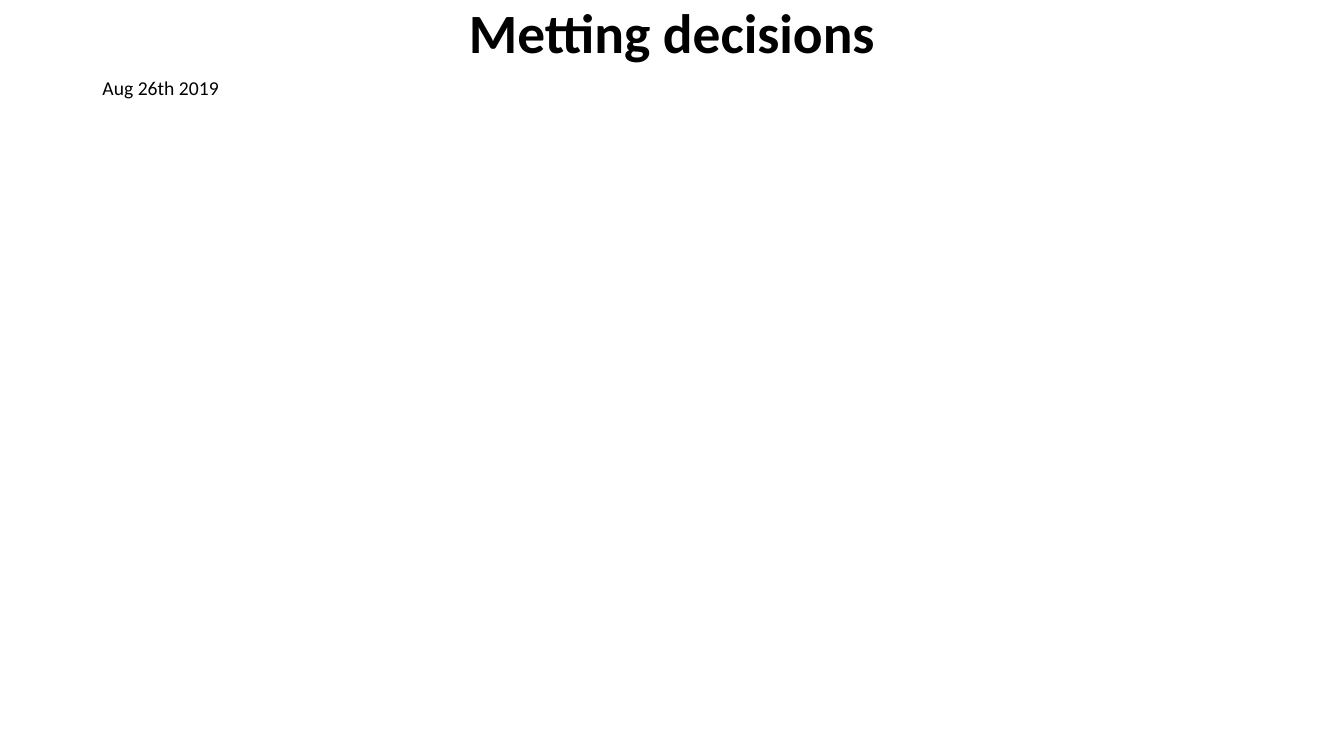
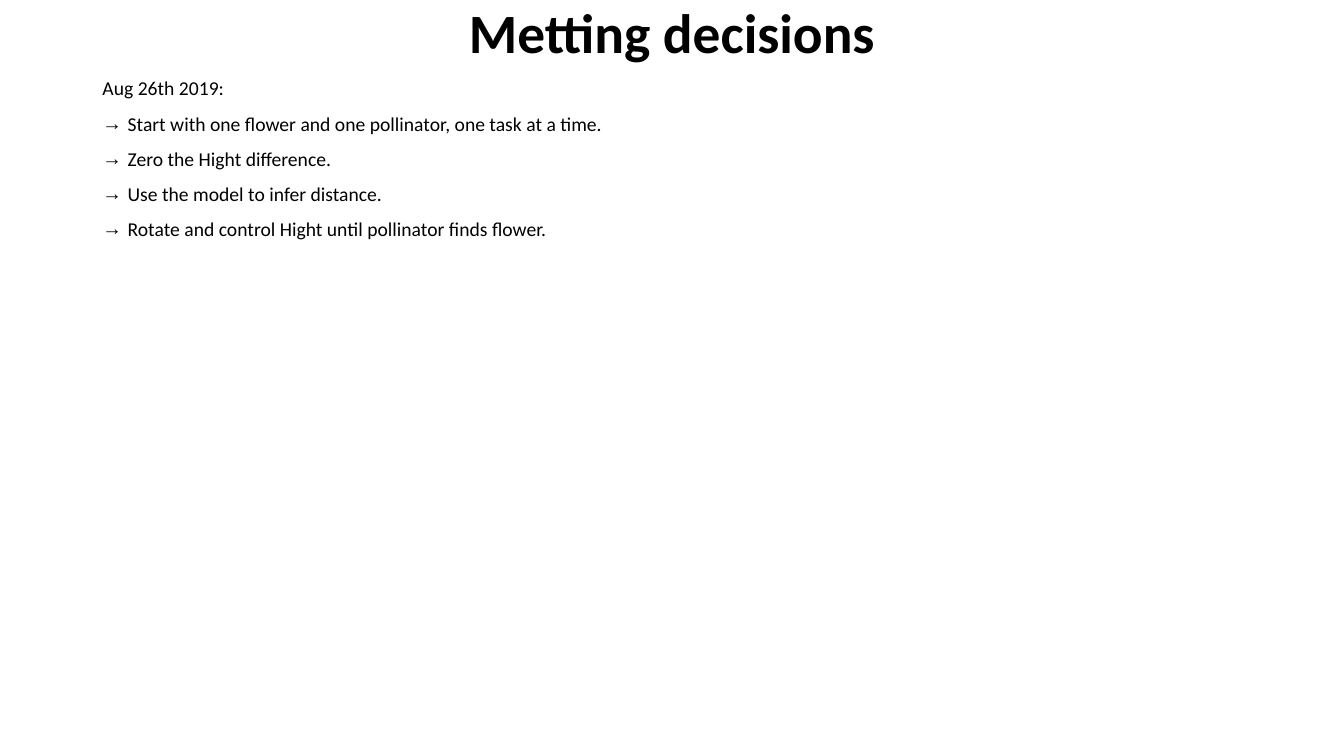
Before and after one commit to LuisRobaina/PolliNet, a slide deck: slide 2 of PolliNet.pptx. Drawn at 1344x756 pixels with LibreOffice and Linux fonts; fonts in the diff are those of the drawing. Boxes give left, top, right and bottom in pixels: in the first picture for what was removed or moved away, otherwise in the second. Text is boxed around its words. In the diff, an @@ line names an element or a change of style, - is before the commit and + after.

Commit message:
PolliNet

```diff
--- a/PolliNet.pptx
+++ b/PolliNet.pptx
@@ text at box(102, 81, 601, 240): text changed @@
-Aug 26th 2019
+Aug 26th 2019:
+→ Start with one flower and one pollinator, one task at a time.
+→ Zero the Hight difference.
+→ Use the model to infer distance.
+→ Rotate and control Hight until pollinator finds flower.
```
